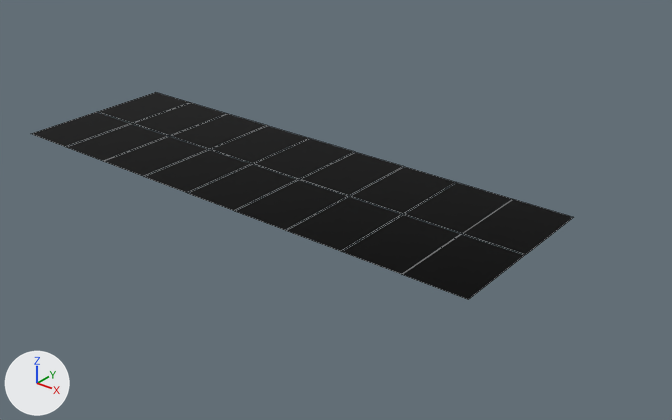
The FBX model EspacioFisico_FCT_XRBlender.fbx, before and after one commit.
Before and after are seen from a camera (50 mm lens) standing at (20.8, -22.6, 13.8) and looking at (2.4, 0.4, -0.5). Arrows for +X, +Y and +Z are at lower left; the lights stay in place. Mesh edges are drawn as thin lines. Where no turn or scale is listed for an object, it has been applied to the vertices.

In view in the first picture: ' Espacio Real'.
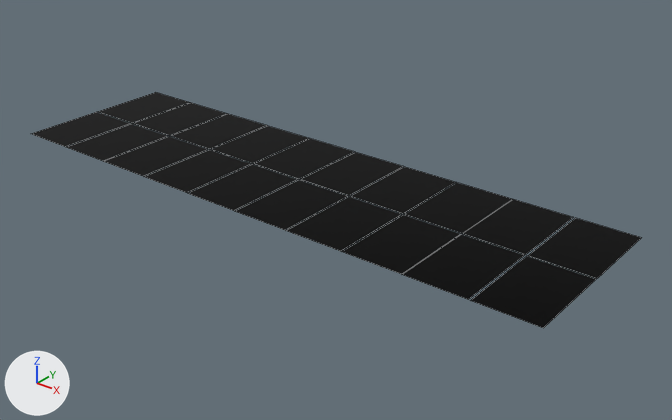
Changed parts and their boxes [x1, y1, x2, y2] in the pictures (672 x 420 px):
' Espacio Real', reshaped (13% wider, 14% taller): before [32, 92, 573, 299]; after [32, 92, 641, 328]
part 1 of me_plane_013, added (black): after [470, 256, 596, 328]
part 2 of me_plane_013, added (black): after [528, 218, 641, 279]

The change, as a diff of the scene's bpy script:
```diff
--- a/EspacioFisico_FCT_XRBlender.fbx.py
+++ b/EspacioFisico_FCT_XRBlender.fbx.py
@@ me_plane_013 @@
 me_plane_013.from_pydata(...)  # 72 vertices, 18 faces; spans x -10.0..10.0, y -1.6..4.9, z 0.0
 # used by ob_espacio_real; location = (-0.03, -1.64, 0.51)
+# me_plane_013 part 1: the loose piece of 4 vertices spanning x 7.8..10.0, y -1.6..1.6, z 0.0 is copied, and the copy is moved by (2.3, 0.0, 0.0); it spans x 10.0..12.3, y -1.6..1.6, z 0.0
+# me_plane_013 part 2: the loose piece of 4 vertices spanning x 7.8..10.0, y 1.6..4.9, z 0.0 is copied, and the copy is moved by (2.3, 0.0, 0.0); it spans x 10.0..12.3, y 1.6..4.9, z 0.0
 me_plane_013.materials.append(mat_negro)
```
